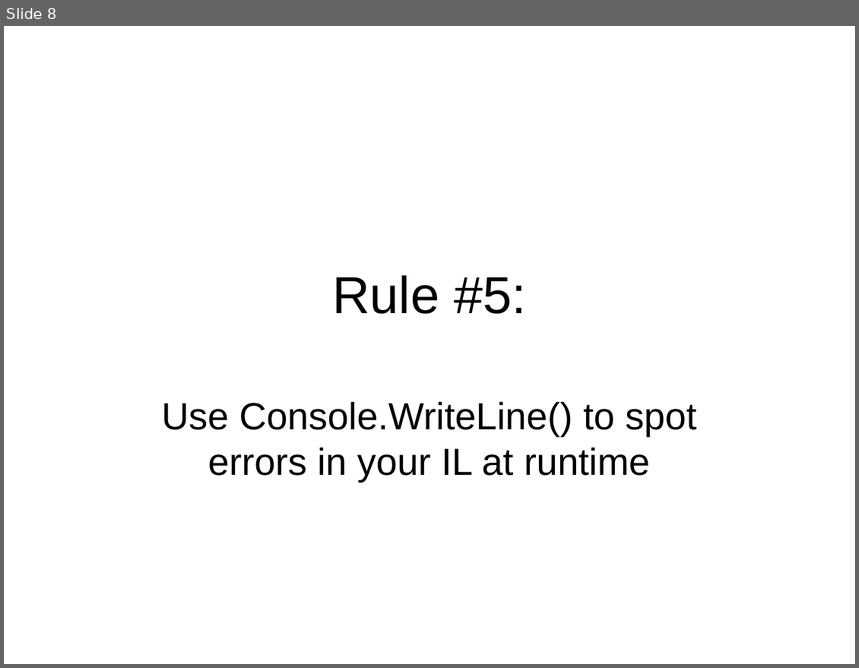
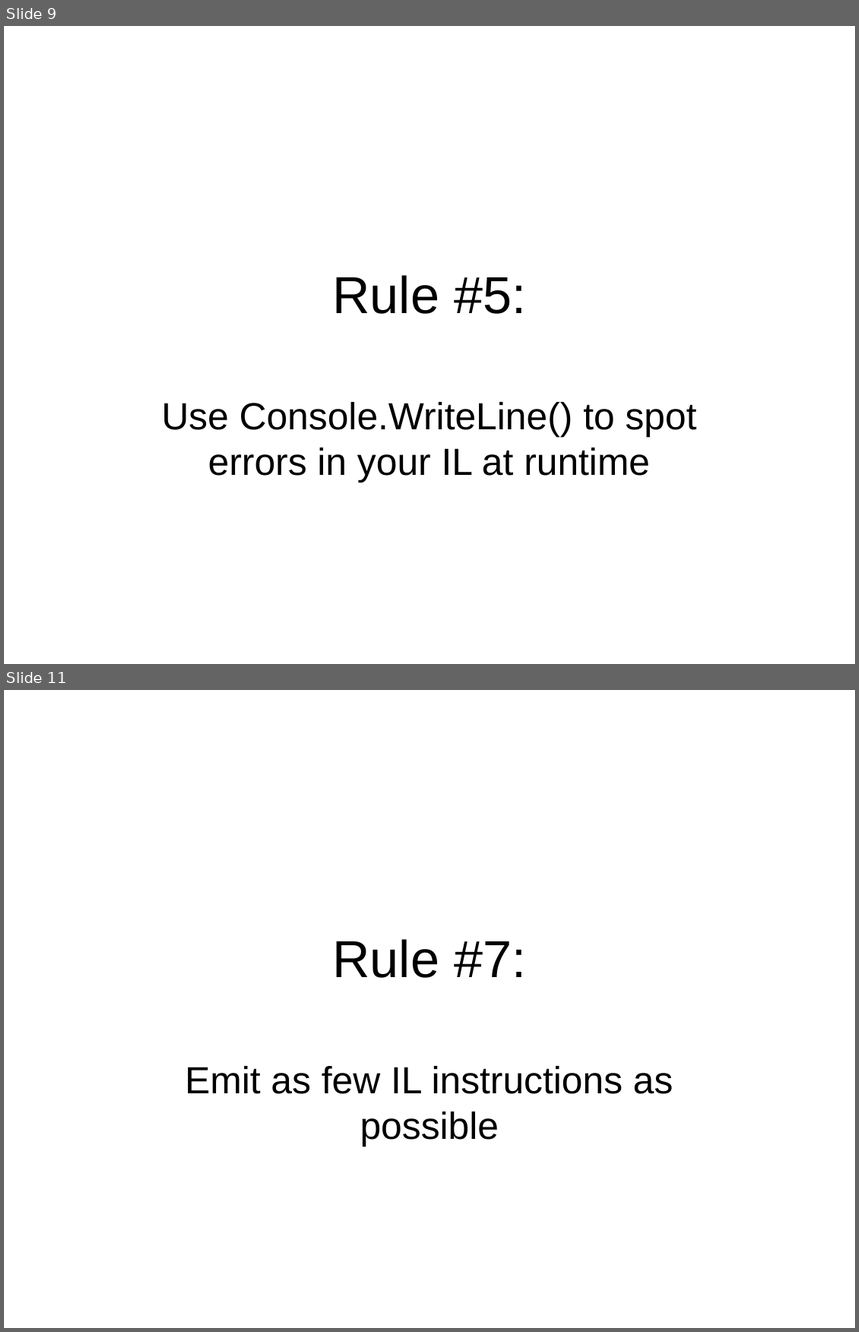
Before and after one commit to philiplaureano/ILRewritingTalk, a slide deck: Ten Simple Rules for Rewriting IL.ppt. Shown one above the other, each under a label of ours: slide 8 before the commit, slides 9 and 11 after it; the slides between them are not shown. The pictures are 859x668 and 859x1332 pixels, drawn with LibreOffice and Linux fonts; fonts in the diff are those of the drawing. Boxes give left, top, right and bottom in pixels: in the first picture for what was removed or moved away, otherwise in the second. Text is boxed around its words. In the diff, an @@ line names an element or a change of style, - is before the commit and + after.

Commit message:
Updated slides with all of the ten rules and added text file dumps for Rule 2

```diff
--- a/Ten Simple Rules for Rewriting IL.ppt
+++ b/Ten Simple Rules for Rewriting IL.ppt
@@ slide 11 added at box(4, 690, 855, 1328), background #FFFFFF @@
@@ title added at box(332, 939, 526, 978), 44 pt, text #000000 @@
+Rule #7:
@@ subtitle added at box(185, 1066, 674, 1147), 32 pt, text #000000 @@
+Emit as few IL instructions as possible
@@ what was slide 8 is now slide 9 @@
```
Also in this commit, not shown: 5 other slides added, 15 other files.
